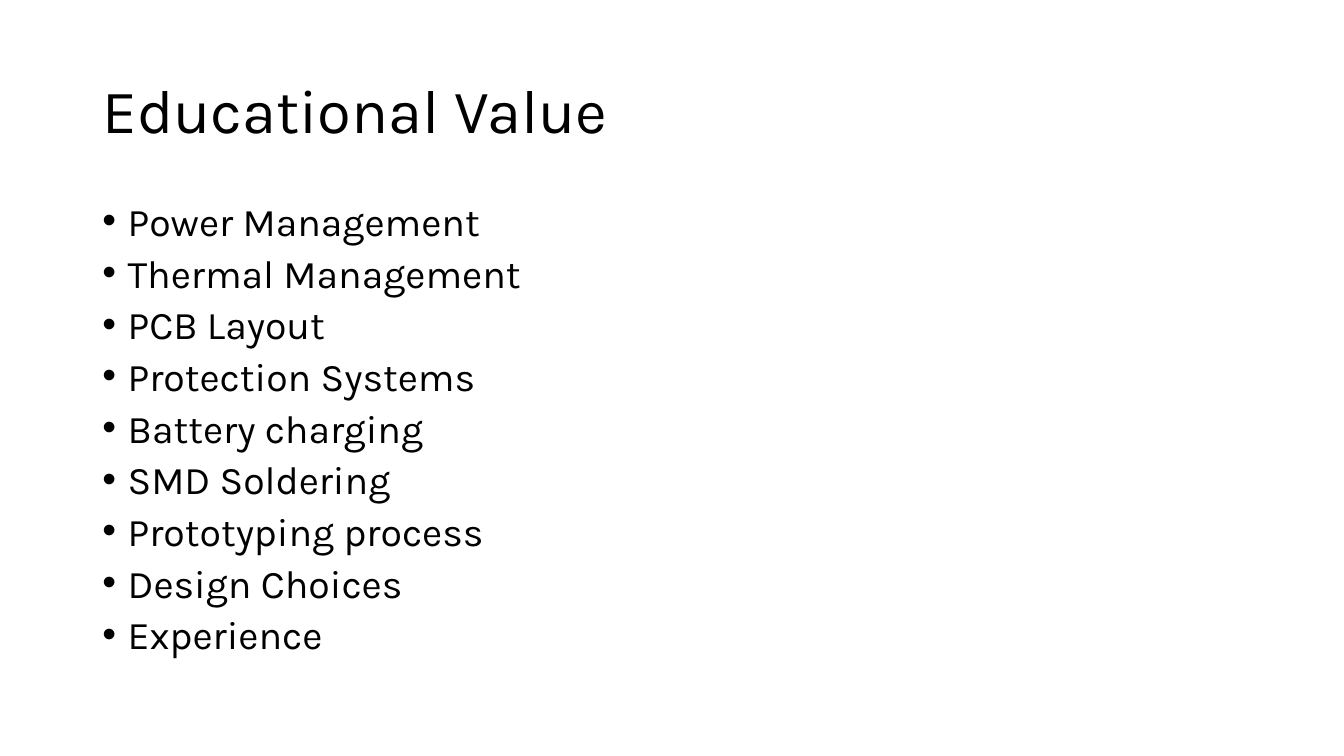
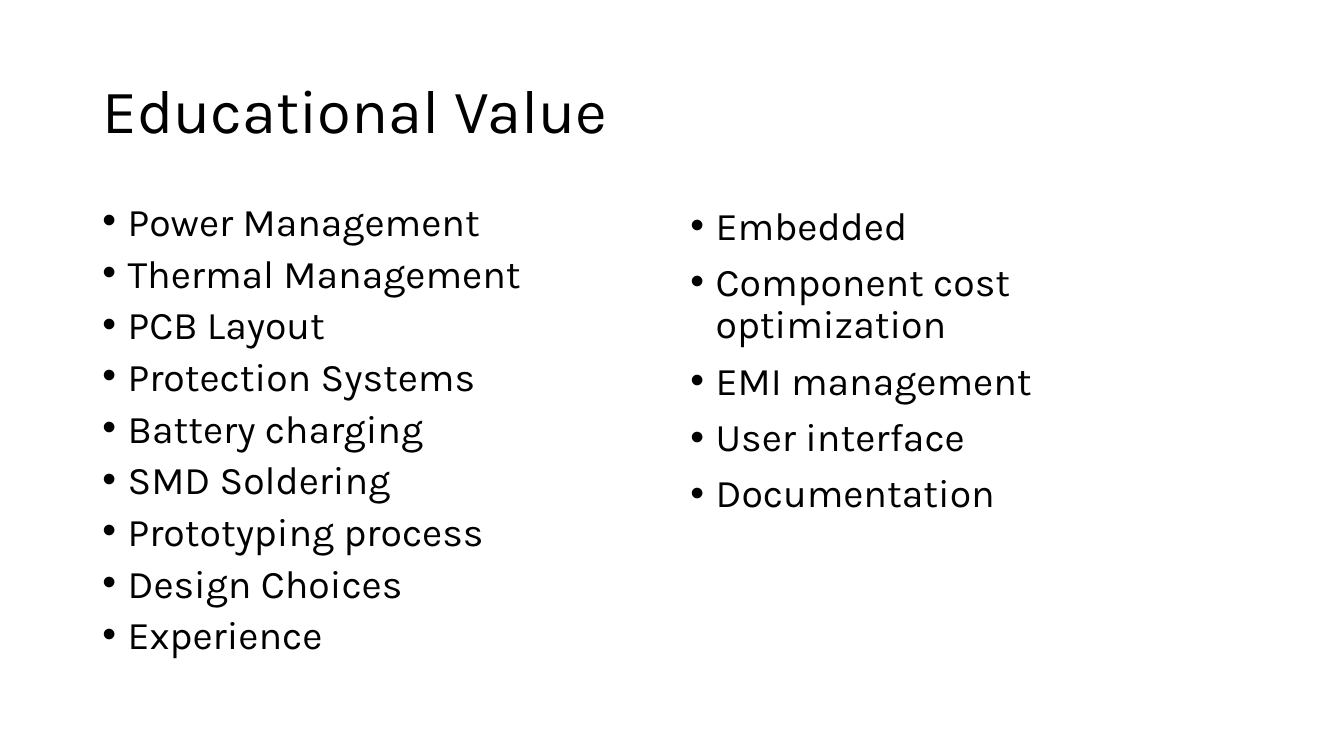
Before and after one commit to Futurec1/PocketPowerSupply, a slide deck: slide 5 of Versatile Pocket Power Supply (VPPS).pptx. Drawn at 1344x756 pixels with LibreOffice and Linux fonts; fonts in the diff are those of the drawing. Boxes give left, top, right and bottom in pixels: in the first picture for what was removed or moved away, otherwise in the second. Text is boxed around its words. In the diff, an @@ line names an element or a change of style, - is before the commit and + after.

```diff
--- a/Versatile Pocket Power Supply (VPPS).pptx
+++ b/Versatile Pocket Power Supply (VPPS).pptx
@@ text added at bbox=[716, 213, 1032, 508], 28 pt, text #000000 @@
+• Embedded
+• Component cost optimization
+• EMI management
+• User interface
+• Documentation
```
Also in this commit, not shown: 1 other slide changed.
